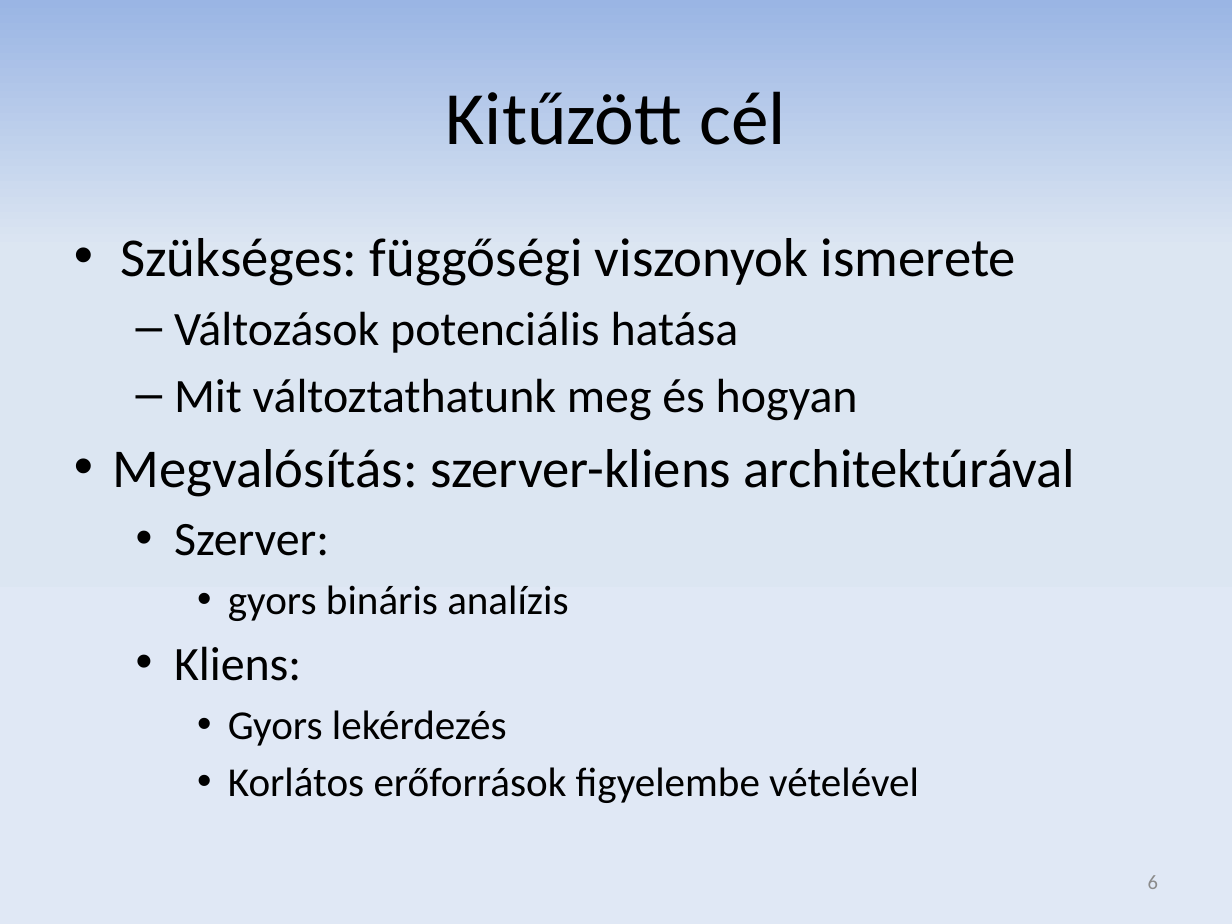
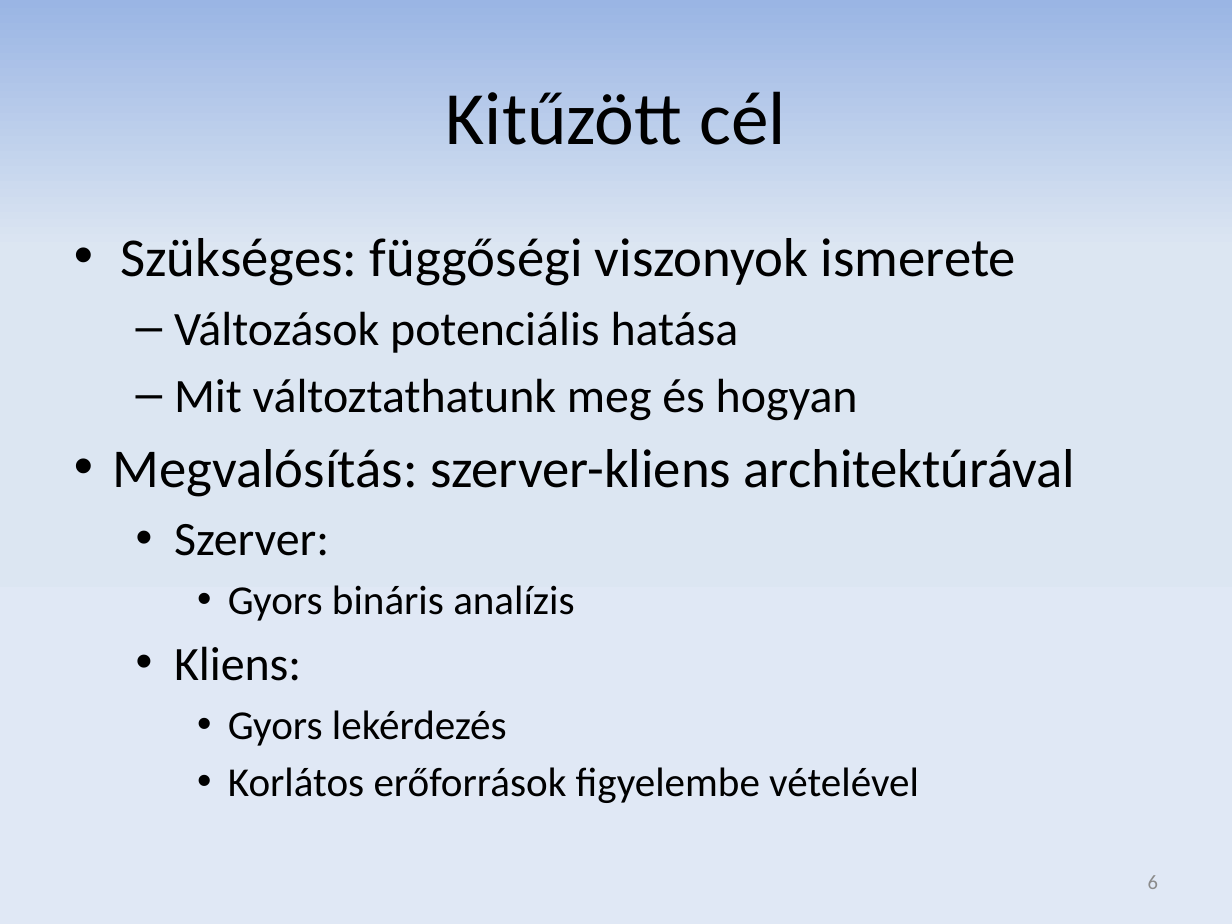
Before and after one commit to donat/incquery-deps, a slide deck: slide 6 of incquery-deps-documentation/presentation/tdk_pres_hu_v2.pptx. Drawn at 1232x924 pixels with LibreOffice and Linux fonts; fonts in the diff are those of the drawing. Boxes give left, top, right and bottom in pixels: in the first picture for what was removed or moved away, otherwise in the second. Text is boxed around its words. In the diff, an @@ line names an element or a change of style, - is before the commit and + after.

```diff
--- a/incquery-deps-documentation/presentation/tdk_pres_hu_v2.pptx
+++ b/incquery-deps-documentation/presentation/tdk_pres_hu_v2.pptx
@@ text at [228, 585, 574, 621]: text changed @@
-    • gyors bináris analízis
+    • Gyors bináris analízis
```
Also in this commit, not shown: 3 other slides changed.
